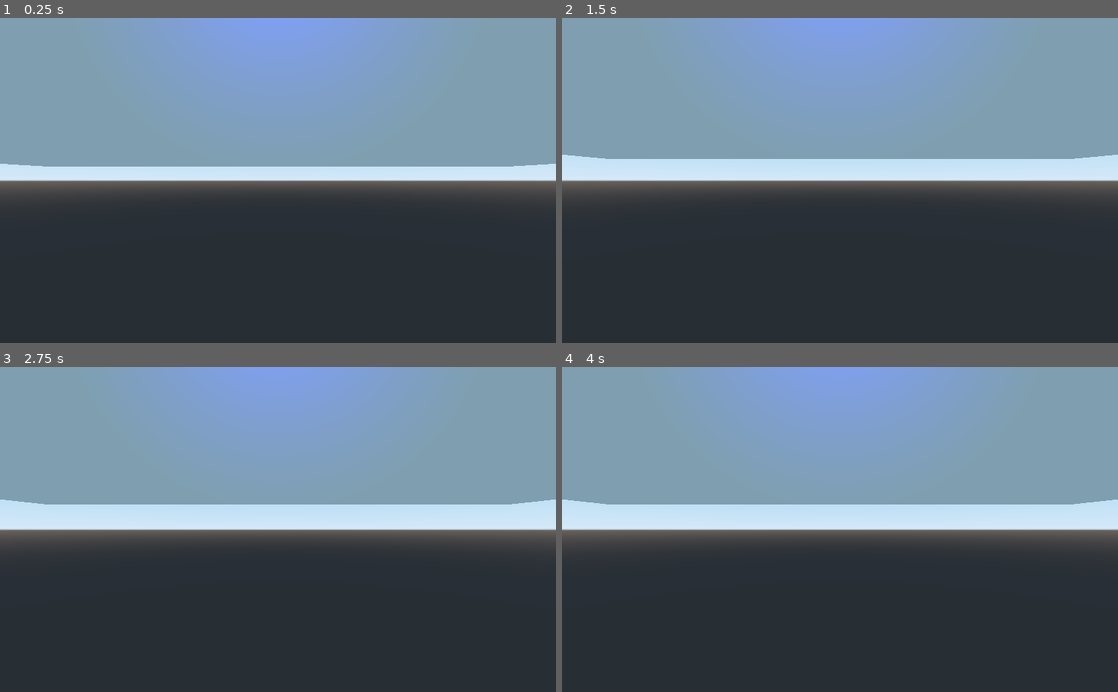
Above: before the commit, frames 1-4 (two rows, left to right).
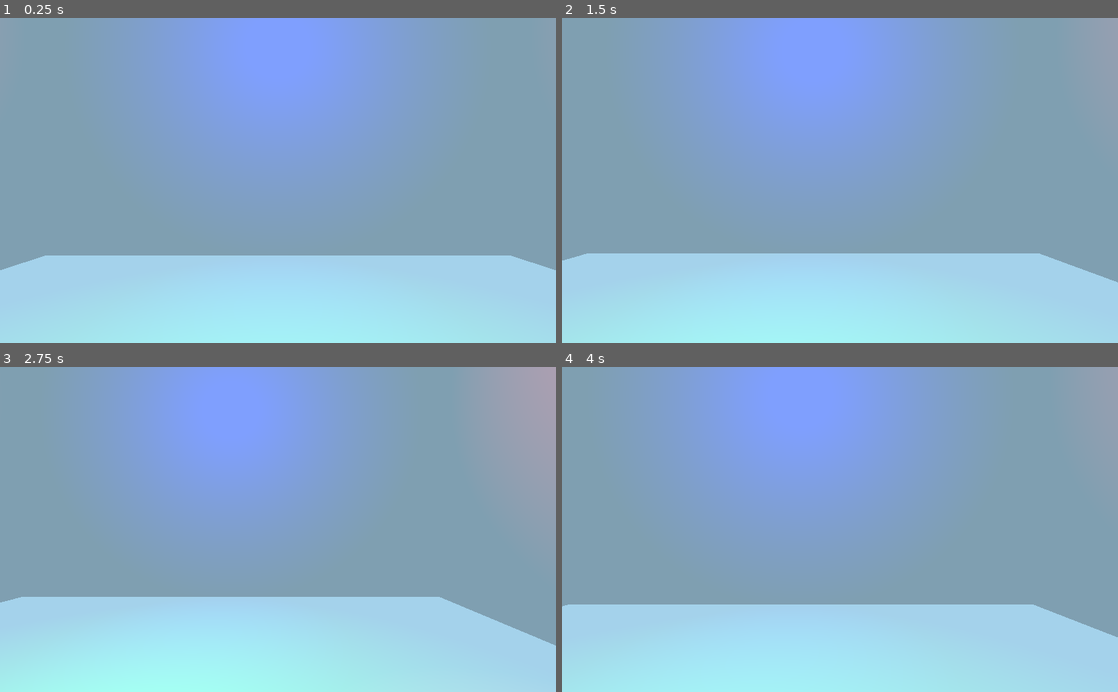
Above: after the commit, the same moments.

Repository: Krazy-J/door-in-the-wall
Game: Godot game, scene res://Main.tscn
The game is run twice, just before and just after one commit, with the same random seed, the same clock (stepped at 60 frames per second) and the same inputs.
Inputs (mouse positions are in pixels of both pictures, inside the frame that each line leads up to):
- Up to frame 1 (0.25 s): no input
- Up to frame 2 (1.5 s): tap Enter at 0.5 s; move the mouse to (962, 164) at 0.52 s; hold D (move_right, bound only after the commit) 0.53-1.28 s; move the mouse to (728, 196) at 1.27 s; hold S (move_back, bound only after the commit) from 1.28 s (still down)
- Up to frame 3 (2.75 s): move the mouse to (333, 458) at 2.02 s; release S (move_back, bound only after the commit) at 2.03 s; hold D (move_right, bound only after the commit) from 2.03 s (still down)
- Up to frame 4 (4 s): move the mouse to (812, 594) at 2.77 s; release D (move_right, bound only after the commit) at 2.78 s; hold W (move_forward, bound only after the commit) 2.78-3.53 s; move the mouse to (1006, 578) at 3.52 s; hold A (move_left, bound only after the commit) from 3.53 s (still down)

The runs differ from the first frame. In frame 1, 67% of the frame differs, in the area x 0-100%, y 5-100%; in frame 2, 70%; in frame 3, 73%, in the area x 0-100%, y 0-100%; in frame 4, 73%.

Commit message:
Scene changes

Diff:
--- a/Room1.tscn
+++ b/Room1.tscn
@@ -3,7 +3,7 @@
 [ext_resource path="res://models/Room.obj" type="ArrayMesh" id=1]
 
 [sub_resource type="BoxShape" id=1]
-extents = Vector3( 10, 9, 10 )
+extents = Vector3( 10, 2, 10 )
 
 [node name="Room1" type="Spatial"]
 
@@ -15,6 +15,7 @@
 [node name="StaticBody" type="StaticBody" parent="Room"]
 
 [node name="CollisionShape" type="CollisionShape" parent="Room/StaticBody"]
+transform = Transform( 1, 0, 0, 0, 1, 0, 0, 0, 1, 0, -11, 0 )
 shape = SubResource( 1 )
 
 [node name="OmniLight-Y" type="OmniLight" parent="Room"]
--- a/player-scene/player.tscn
+++ b/player-scene/player.tscn
@@ -15,5 +15,5 @@
 transform = Transform( 1, 0, 0, 0, 1, 0, 0, 0, 1, 0, 1.23294, 0 )
 
 [node name="CollisionShape" type="CollisionShape" parent="."]
-transform = Transform( 1, 0, 0, 0, -4.37114e-08, -1, 0, 1, -4.37114e-08, 0, 0, 0 )
+transform = Transform( 1, 0, 0, 0, -4.37114e-008, -1, 0, 1, -4.37114e-008, 0, 0, 0 )
 shape = SubResource( 1 )
--- a/project.godot
+++ b/project.godot
@@ -19,6 +19,29 @@
 run/main_scene="res://Main.tscn"
 config/icon="res://icon.png"
 
+[input]
+
+move_forward={
+"deadzone": 0.5,
+"events": [ Object(InputEventKey,"resource_local_to_scene":false,"resource_name":"","device":0,"alt":false,"shift":false,"control":false,"meta":false,"command":false,"pressed":false,"scancode":87,"unicode":0,"echo":false,"script":null)
+ ]
+}
+move_back={
+"deadzone": 0.5,
+"events": [ Object(InputEventKey,"resource_local_to_scene":false,"resource_name":"","device":0,"alt":false,"shift":false,"control":false,"meta":false,"command":false,"pressed":false,"scancode":83,"unicode":0,"echo":false,"script":null)
+ ]
+}
+move_left={
+"deadzone": 0.5,
+"events": [ Object(InputEventKey,"resource_local_to_scene":false,"resource_name":"","device":0,"alt":false,"shift":false,"control":false,"meta":false,"command":false,"pressed":false,"scancode":65,"unicode":0,"echo":false,"script":null)
+ ]
+}
+move_right={
+"deadzone": 0.5,
+"events": [ Object(InputEventKey,"resource_local_to_scene":false,"resource_name":"","device":0,"alt":false,"shift":false,"control":false,"meta":false,"command":false,"pressed":false,"scancode":68,"unicode":0,"echo":false,"script":null)
+ ]
+}
+
 [rendering]
 
 environment/default_environment="res://default_env.tres"
